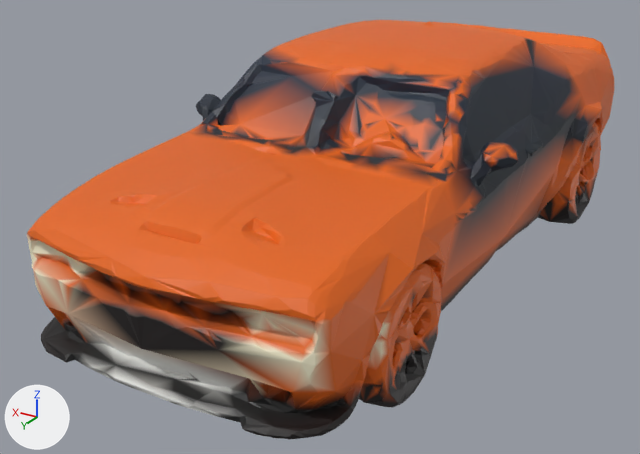
The glTF model public/assets/models/vehicles/challenger_lod1.glb: old version first, new version second.
One viewpoint serves both versions: a 50 mm camera at (-110.0, 220.0, 115.0) aimed at (13.0, 15.0, 13.0). Lighting does not change. The marker at lower left points along +X, +Y and +Z. The older version comes first. Where no turn or scale is listed for an object, it has been applied to the vertices. Vertices at exactly the same position are counted once.

Objects in the first picture: 'geometry_0'.
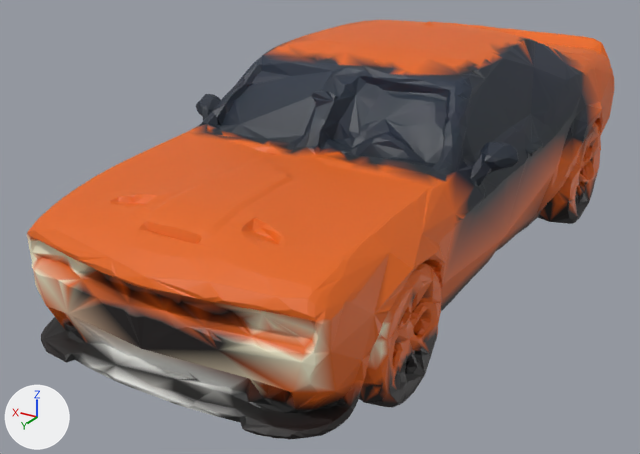
Boxes [x1, y1, x2, y2] around the edits, measured in the pictures (640 x 454 px):
part 1 of me_geometry_0, recoloured: [217, 40, 586, 214] in both
part 2 of me_geometry_0, recoloured: [193, 37, 587, 218] in both
part 3 of me_geometry_0, recoloured: [192, 35, 602, 195] in both
part 4 of me_geometry_0, recoloured: [194, 38, 602, 213] in both

The change, as a diff of the scene's bpy script:
```diff
--- a/public/assets/models/vehicles/challenger_lod1.glb.py
+++ b/public/assets/models/vehicles/challenger_lod1.glb.py
@@ me_geometry_0 @@
 me_geometry_0.from_pydata(...)  # 8883 vertices, 18071 faces; spans x -47.0..51.0, y -108.0..104.0, z -1.0..66.0
 # used by ob_geometry_0; location = (0.0, 0.0, 0.0)
+# me_geometry_0 part 1: 329 faces centred in x -46.0..48.0, y -106.0..39.0, z 30.0..63.0 are repainted in the vertex colours; the middle colour goes from orange #e6660d to dark blue #1c2638
+# me_geometry_0 part 2: 394 faces centred in x -46.0..48.0, y -106.0..41.0, z 18.0..62.0 are repainted in the vertex colours; the middle colour goes from orange #b34f16 to dark blue #1c2635
+# me_geometry_0 part 3: 267 faces centred in x -43.0..46.0, y -108.0..49.0, z 17.0..64.0 are repainted in the vertex colours; the middle colour goes from orange #e5660d to brown #ac4b16
+# me_geometry_0 part 4: 145 faces centred in x -44.0..46.0, y -106.0..40.0, z 26.0..63.0 are repainted in the vertex colours; the middle colour goes from orange #e6660d to black #222e2a
 me_geometry_0.materials.append(mat_geometry_0)
```
